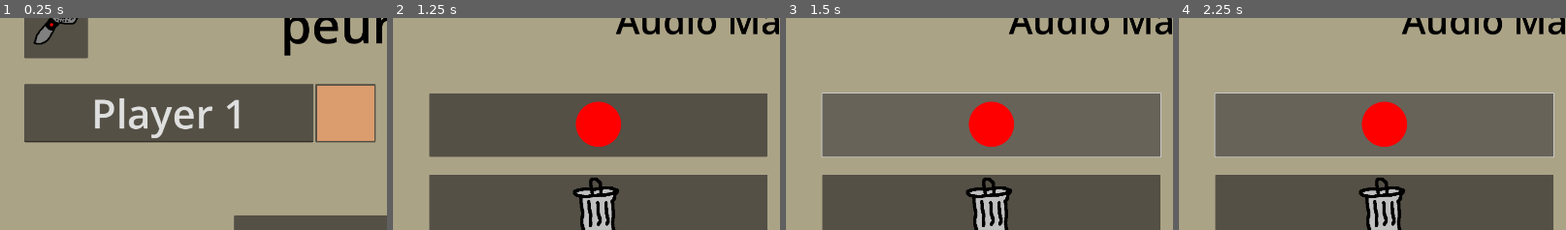
Above: before the commit, frames 1-4 (left to right).
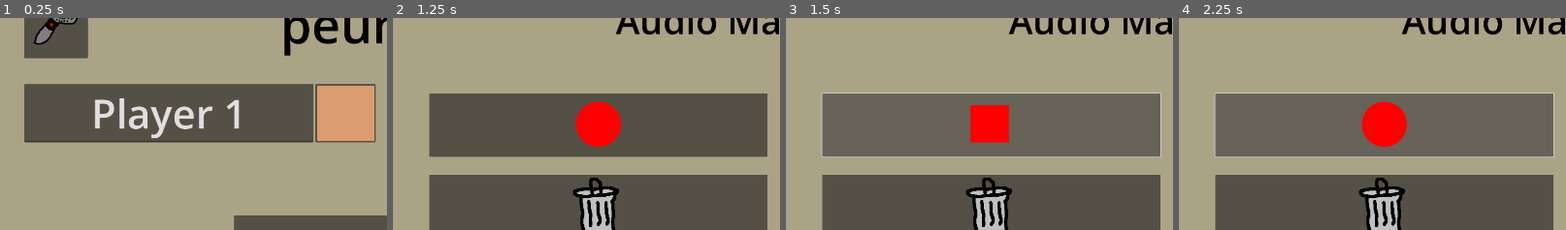
Above: after the commit, the same moments.

Repository: yusufmte/peung-app
Game: Godot game, scene res://scenes/menu.tscn
The game is run twice, just before and just after one commit, with the same random seed, the same clock (stepped at 60 frames per second) and the same inputs.
Inputs (mouse positions are % of the whole screen's width and height, from its top left):
- Up to frame 1 (0.25 s): no input
- Up to frame 2 (1.25 s): click (7, 14) at 0.5 s
- Up to frame 3 (1.5 s): click (27, 38) at 1.25 s
- Up to frame 4 (2.25 s): click (27, 38) at 2 s
The pictures show only the part of the screen within x 0-50%, y 12-62%; the shares and areas given below are measured in that part.

Frames 1-2 are identical in both runs. In frame 3, 0.5% of the frame differs, in the area x 47-59%, y 39-61%; in frame 4, nothing differs.

Commit message:
make record button icon change during recording

Diff:
--- a/scenes/audio_manager.tscn
+++ b/scenes/audio_manager.tscn
@@ -1,9 +1,10 @@
-[gd_scene load_steps=6 format=3 uid="uid://dfca33foh27q8"]
+[gd_scene load_steps=7 format=3 uid="uid://dfca33foh27q8"]
 
 [ext_resource type="Script" uid="uid://bylt58y3m00qt" path="res://scripts/audio_manager.gd" id="1_aoitu"]
 [ext_resource type="Texture2D" uid="uid://bumkhca36v0p0" path="res://icons/mic.png" id="1_mhnvy"]
 [ext_resource type="Texture2D" uid="uid://c7hof84g7sgn2" path="res://icons/record.png" id="2_m6ggh"]
 [ext_resource type="Texture2D" uid="uid://cephd2gucet7x" path="res://icons/delete.png" id="3_aoitu"]
+[ext_resource type="Script" uid="uid://d1h31lqevx5xd" path="res://scripts/record_button.gd" id="4_aoitu"]
 
 [sub_resource type="AudioStreamMicrophone" id="AudioStreamMicrophone_m6ggh"]
 
@@ -96,9 +97,11 @@
 theme_override_constants/margin_bottom = 20
 
 [node name="RecordButton" type="Button" parent="ColorRect/MarginContainer/VBoxContainer/CenterMargin/CenterHBox/ButtonsMargin/ButtonsVBox/RecordButtonMargin"]
+unique_name_in_owner = true
 layout_mode = 2
 icon = ExtResource("2_m6ggh")
 icon_alignment = 1
+script = ExtResource("4_aoitu")
 
 [node name="DeleteButtonMargin" type="MarginContainer" parent="ColorRect/MarginContainer/VBoxContainer/CenterMargin/CenterHBox/ButtonsMargin/ButtonsVBox"]
 layout_mode = 2
--- a/scripts/audio_manager.gd
+++ b/scripts/audio_manager.gd
@@ -1,9 +1,10 @@
 extends Control
 
-var recording_effect : AudioEffect
-var recording
-var mic
-var player
+var recording_effect : AudioEffectRecord
+var recording : AudioStreamWAV
+
+var mic : AudioStreamPlayer
+var player : AudioStreamPlayer
 
 func _ready():
 	var return_button = $ColorRect/MarginContainer/VBoxContainer/ReturnButtonMargin/ReturnButton
@@ -20,6 +21,7 @@
 		recording = recording_effect.get_recording()
 		mic.stop()
 		recording_effect.set_recording_active(false)
+		$%RecordButton.set_icon_to_start()
 
 		# Play back the recorded thing to demo how to get the stream and play it
 		player.stream = recording
@@ -27,3 +29,4 @@
 	else:
 		mic.play()
 		recording_effect.set_recording_active(true)
+		$%RecordButton.set_icon_to_stop()
--- /dev/null
+++ b/scripts/record_button.gd
@@ -0,0 +1,14 @@
+extends Button
+
+var record_icon_start : CompressedTexture2D
+var record_icon_stop : CompressedTexture2D
+
+func _ready() -> void:
+	record_icon_start = load("res://icons/record.png")
+	record_icon_stop = load("res://icons/stop_record.png")
+
+func set_icon_to_start() -> void:
+	self.icon = record_icon_start
+
+func set_icon_to_stop() -> void:
+	self.icon = record_icon_stop
Binary file added: icons/stop_record.png
Not shown, added: icons/stop_record.png.import
Not shown, added: scripts/record_button.gd.uid
